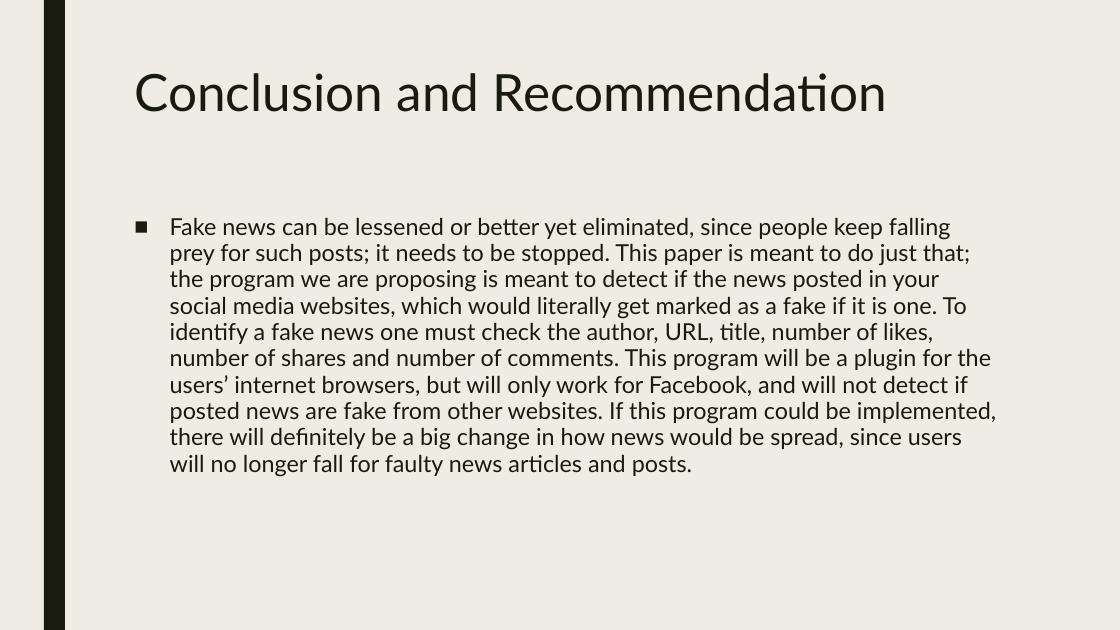
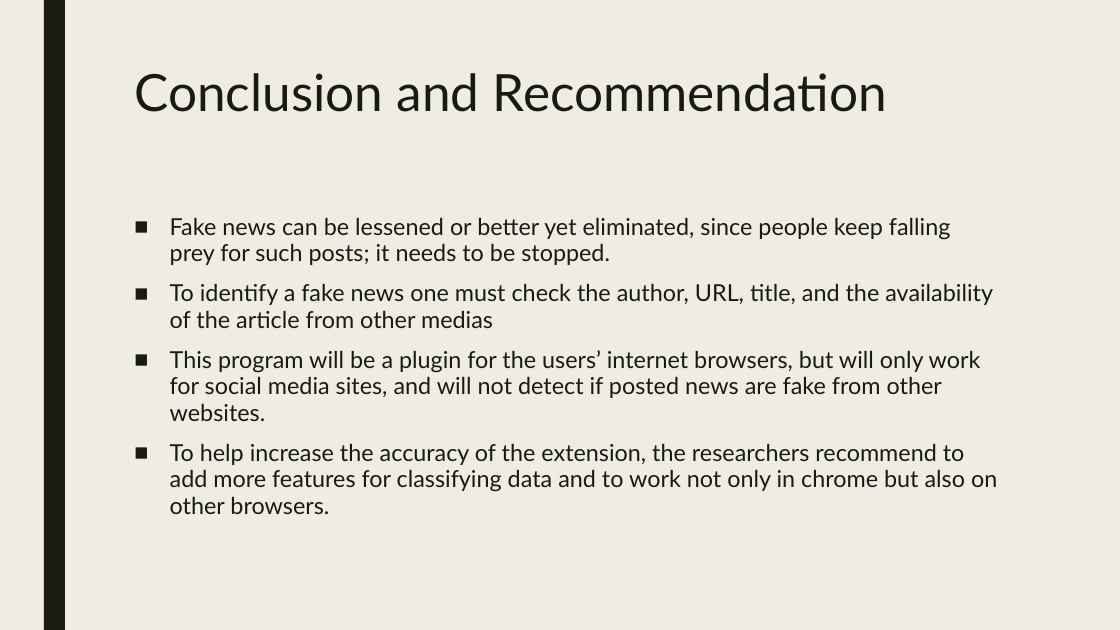
Before and after one commit to seans888/RoaD2R, a slide deck: slide 11 of Identifying fake news in facebook.pptx (slide 32 before the commit). Drawn at 1120x630 pixels with LibreOffice and Linux fonts; fonts in the diff are those of the drawing. Boxes give left, top, right and bottom in pixels: in the first picture for what was removed or moved away, otherwise in the second. Text is boxed around its words. In the diff, an @@ line names an element or a change of style, - is before the commit and + after.

```diff
--- a/Identifying fake news in facebook.pptx
+++ b/Identifying fake news in facebook.pptx
@@ text at (170,217,997,514): text changed @@
-■ Fake news can be lessened or better yet eliminated, since people keep falling prey for such posts; it needs to be stopped. This paper is meant to do just that; the program we are proposing is meant to detect if the news posted in your social media websites, which would literally get marked as a fake if it is one. To identify a fake news one must check the author, URL, title, number of likes, number of shares and number of comments. This program will be a plugin for the users’ internet browsers, but will only work for Facebook, and will not detect if posted news are fake from other websites. If this program could be implemented, there will definitely be a big change in how news would be spread, since users will no longer fall for faulty news articles and posts.
+■ Fake news can be lessened or better yet eliminated, since people keep falling prey for such posts; it needs to be stopped.
+■ To identify a fake news one must check the author, URL, title, and the availability of the article from other medias
+■ This program will be a plugin for the users’ internet browsers, but will only work for social media sites, and will not detect if posted news are fake from other websites.
+■ To help increase the accuracy of the extension, the researchers recommend to add more features for classifying data and to work not only in chrome but also on other browsers.
```
Also in this commit, not shown: 6 other slides changed, 1 slide added, 22 slides removed, 2 other files.
